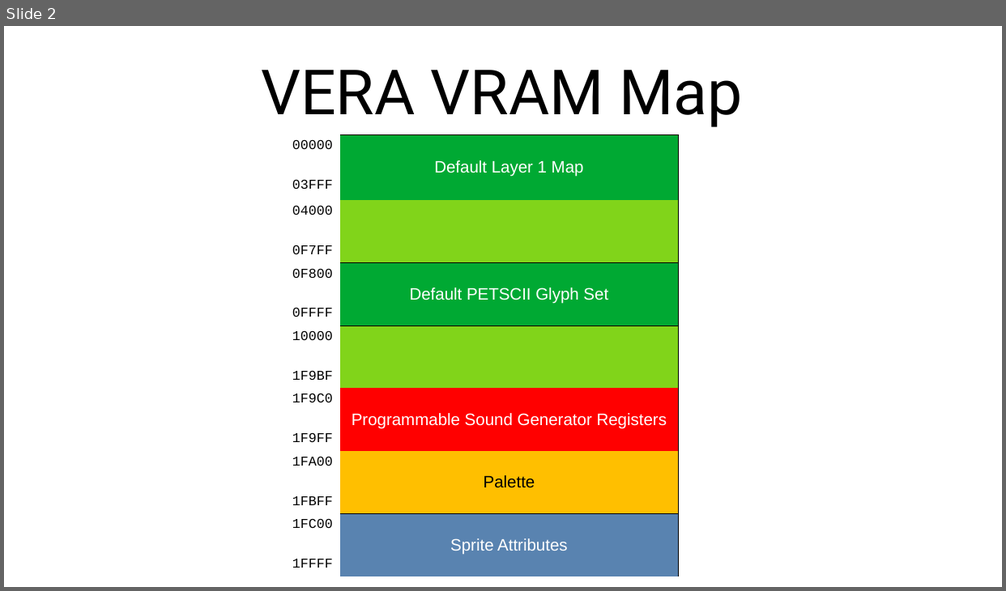
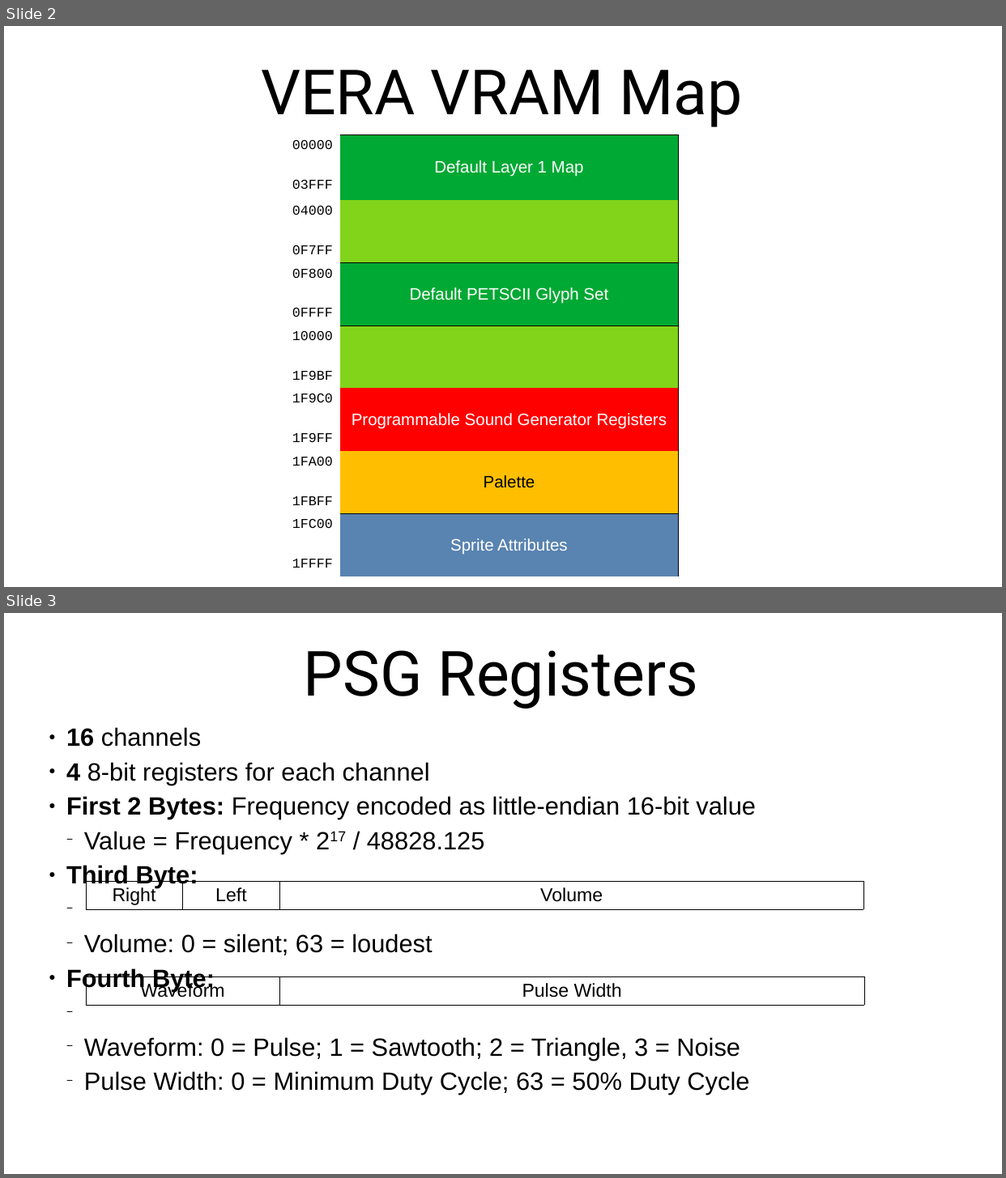
Before and after one commit to SlithyMatt/x16-assembly-tutorial, a slide deck: Lesson13/Lesson13.odp. Shown one above the other, each under a label of ours: slide 2 before the commit, slides 2 and 3 after it. The pictures are 1006x591 and 1006x1178 pixels, drawn with LibreOffice and Linux fonts; fonts in the diff are those of the drawing. Boxes give left, top, right and bottom in pixels: in the first picture for what was removed or moved away, otherwise in the second. Text is boxed around its words. In the diff, an @@ line names an element or a change of style, - is before the commit and + after.

```diff
--- a/Lesson13/Lesson13.odp
+++ b/Lesson13/Lesson13.odp
@@ slide 3 added at [4, 613, 1002, 1174], background #FFFFFF @@
@@ title added at [304, 650, 699, 709], 60 pt, text #000000 @@
+PSG Registers
@@ text added at [66, 727, 756, 1095], 24 pt, text #000000 @@
+● 16 channels
+● 4 8-bit registers for each channel
+● First 2 Bytes: Frequency encoded as little-endian 16-bit value
+  − Value = Frequency * 217 / 48828.125
+● Third Byte:
+  − Volume: 0 = silent; 63 = loudest
+● Fourth Byte:
+  − Waveform: 0 = Pulse; 1 = Sawtooth; 2 = Triangle, 3 = Noise
+  − Pulse Width: 0 = Minimum Duty Cycle; 63 = 50% Duty Cycle
@@ table added at [86, 881, 864, 909], 1 rows, 3 columns @@
+Right | Left | Volume
@@ table added at [86, 977, 864, 1005], 1 rows, 2 columns @@
+Waveform | Pulse Width
```
Also in this commit, not shown: 1 slide changed, 2 other slides added, 1 slide removed.
